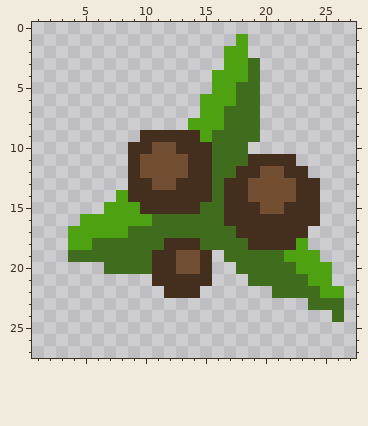
Edited in one commit: pixel-art sprite (assets/sprites/blocks/props/cattail-center1.png). The picture above was drawn from the file before the commit.
The file is 32x32 pixels. Shown: x 1..27, y 0..27.
Now the later version:
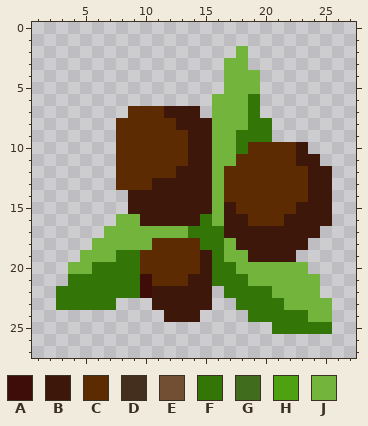
Palette (. is transparent): A #3e0c09  B #3d1709  C #5d2b01  D #442f1e  E #724f32  F #337507  G #3f6d1d  H #4ea111  J #72b43c
Commit message: cattail remade and algae colors retouched
The edit:
Changed rows in their new state; - is an unchanged pixel.
first column x 3:
 1 ---------------.--------
 2 --------------.J--------
 3 --------------JJ.-------
 4 -------------.JJJ-------
 5 -------------.JJJ-------
 6 ------------.JJJF-------
 7 ------CCCBBB.JJJF-------
 8 -----CCCCCBBBJJJFF------
 9 -----CCCCCCBBJJFFF------
10 -----CCCCCCBBJJFCCCCB---
11 -----CCCCCCBBJJCCCCCBB--
12 -----CCCCCBBBJCCCCCCCBB-
13 -----CCCBBBBBJCCCCCCCBB-
14 -----.BBBBBBBJCCCCCCCBB-
15 ----..BBBBBBBJBCCCCCBBB-
16 --...JJBBBBBFJBBCCCBBBB-
17 -...JJJJJJJFFFBBBBBBBB--
18 -..JJJJJCCCCFFJBBBBBB---
19 -.JJJFFCCCCCBFJJBBBB..--
20 -JJFFFFCCCCCBFFJJJJJJ..-
21 -FFFFFFACCCBBFFFJJJJJJ.-
22 FFFFFFFABBBBB-FFFFJJJJ..
23 FFFFF---BBBBB--FFFFJJJJ.
24 ---------BBB----FFFFFJJ.
25 ------------------FFFFF-
Pixel boxes of the changes (left, top, right, bottom) in both pictures:
changed: (56, 34, 344, 334)
